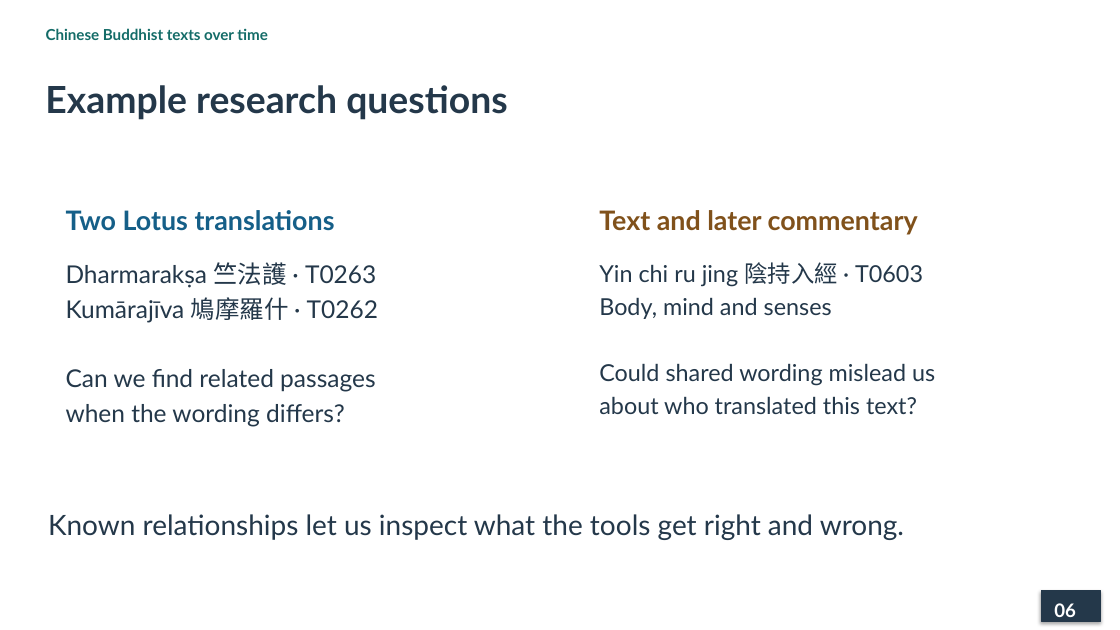
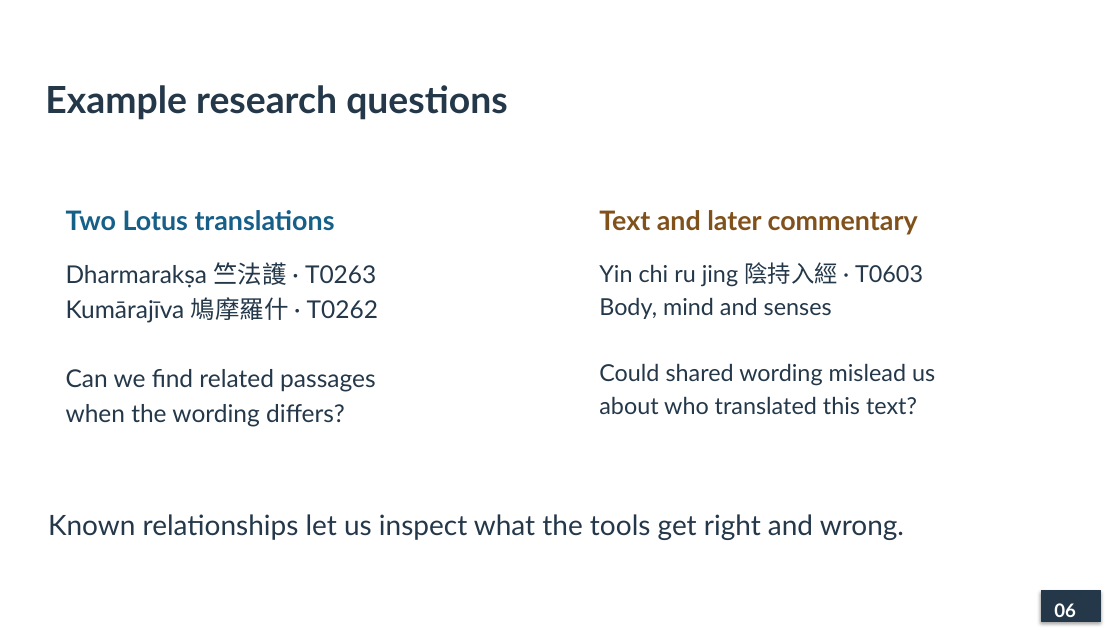
Before and after one commit to lopentu/cohort, a slide deck: slide 6 of docs/presentation/cohort-pnc-2026.pptx. Drawn at 1120x630 pixels with LibreOffice and Linux fonts; fonts in the diff are those of the drawing. Boxes give left, top, right and bottom in pixels: in the first picture for what was removed or moved away, otherwise in the second. Text is boxed around its words. In the diff, an @@ line names an element or a change of style, - is before the commit and + after.

```diff
--- a/docs/presentation/cohort-pnc-2026.pptx
+++ b/docs/presentation/cohort-pnc-2026.pptx
@@ text removed at [46,28,268,40] @@
-Chinese Buddhist texts over time
```
Also in this commit, not shown: 18 other slides changed, 2 other files.
